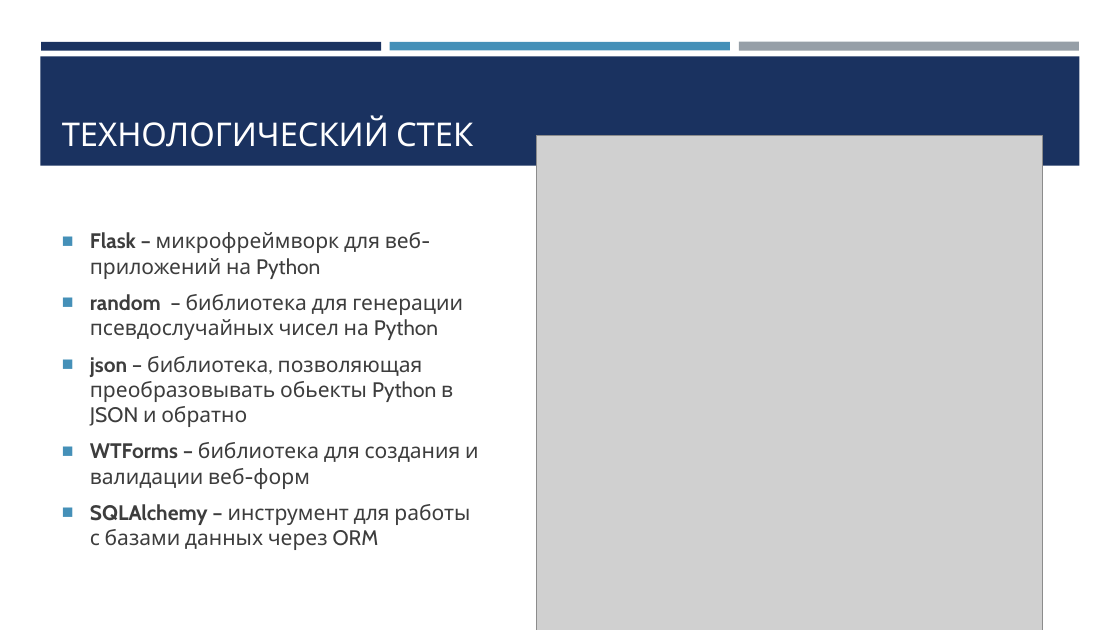
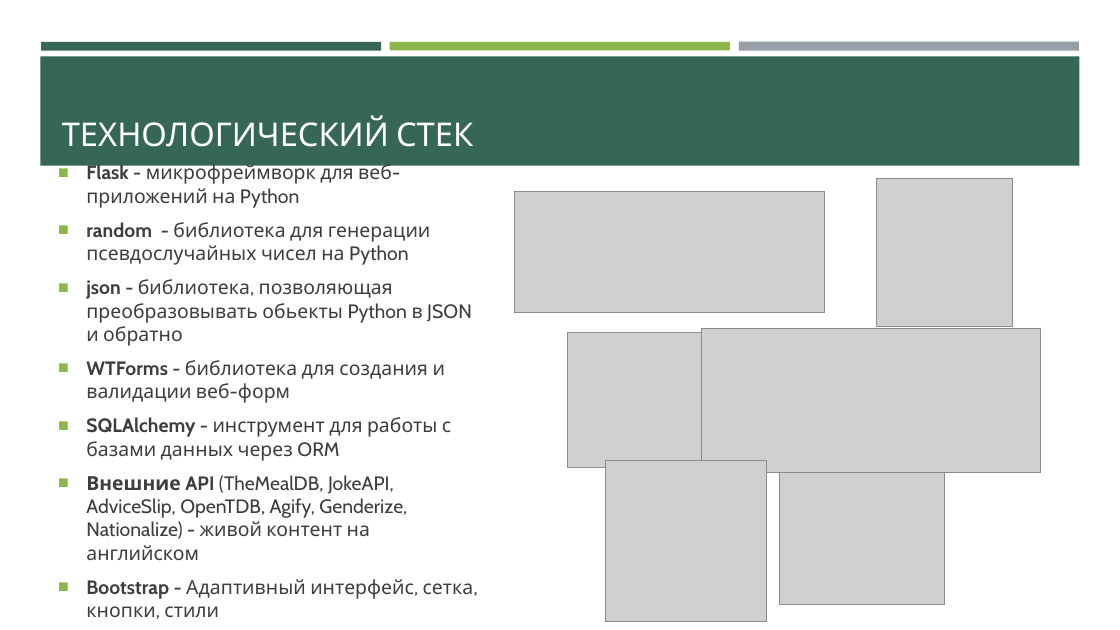
Before and after one commit to xexever/WEB-API-PROJECT, a slide deck: slide 4 of DecisionRandomizer1.pptx. Drawn at 1120x630 pixels with LibreOffice and Linux fonts; fonts in the diff are those of the drawing; grey boxes stand for pictures. Boxes give left, top, right and bottom in pixels: in the first picture for what was removed or moved away, otherwise in the second. Text is boxed around its words. In the diff, an @@ line names an element or a change of style, - is before the commit and + after.

```diff
--- a/DecisionRandomizer1.pptx
+++ b/DecisionRandomizer1.pptx
@@ rectangle at bbox=[40, 56, 1080, 166]: fill #1A3260 to #366658 @@
@@ rectangle at bbox=[41, 42, 381, 50]: fill #1A3260 to #366658 @@
@@ rectangle at bbox=[390, 42, 730, 50]: fill #4590B8 to #8CB64A @@
@@ picture removed at bbox=[536, 136, 1042, 630] @@
@@ picture added at bbox=[877, 178, 1013, 326] @@
@@ text at bbox=[86, 188, 474, 617]: text changed; size 18 to 16.6 pt @@
-■ Flask – микрофреймворк для веб-приложений на Python
-■ random – библиотека для генерации псевдослучайных чисел на Python
-■ json – библиотека, позволяющая преобразовывать обьекты Python в JSON и обратно
-■ WTForms – библиотека для создания и валидации веб-форм
-■ SQLAlchemy – инструмент для работы с базами данных через ORM
+■ Flask - микрофреймворк для веб-приложений на Python
+■ random - библиотека для генерации псевдослучайных чисел на Python
+■ json - библиотека, позволяющая преобразовывать обьекты Python в JSON и обратно
+■ WTForms - библиотека для создания и валидации веб-форм
+■ SQLAlchemy - инструмент для работы с базами данных через ORM
+■ Внешние API (TheMealDB, JokeAPI, AdviceSlip, OpenTDB, Agify, Genderize, Nationalize) - живой контент на английском
+■ Bootstrap - Адаптивный интерфейс, сетка, кнопки, стили
@@ picture added at bbox=[514, 192, 825, 313] @@
@@ picture added at bbox=[702, 329, 1040, 473] @@
@@ picture added at bbox=[567, 333, 702, 467] @@
@@ picture added at bbox=[605, 461, 765, 622] @@
@@ picture added at bbox=[780, 472, 945, 604] @@
```
Also in this commit, not shown: 5 other slides changed, 1 slide added, 7 other files.
